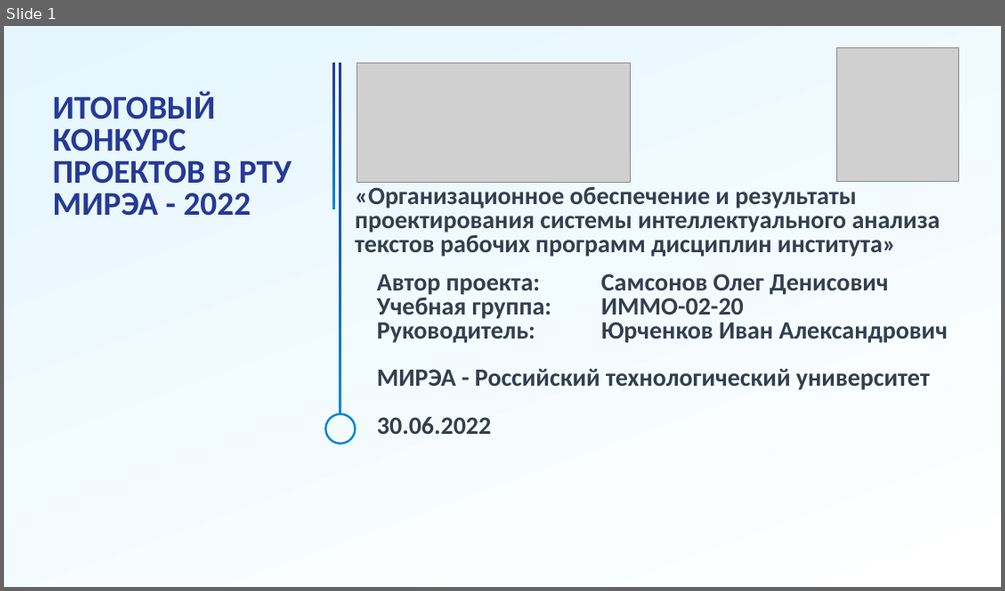
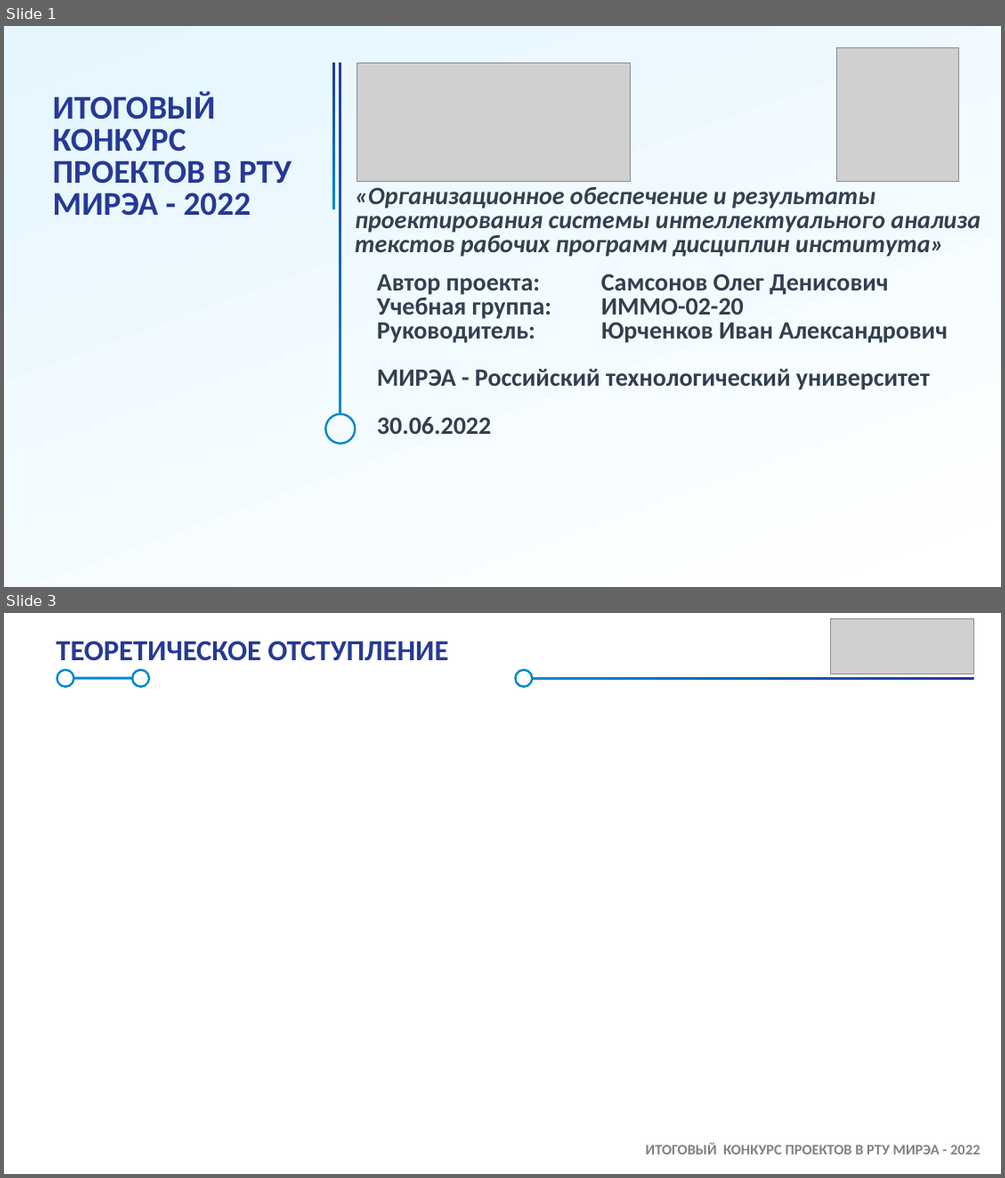
Before and after one commit to Amonimus/RPD_Samsonov, a slide deck: Samsung_Презентация.pptx. Shown one above the other, each under a label of ours: slide 1 before the commit, slides 1 and 3 after it; the slides between them are not shown. The pictures are 1005x591 and 1005x1178 pixels, drawn with LibreOffice and Linux fonts; fonts in the diff are those of the drawing; grey boxes stand for pictures; background and template pictures are left out. Boxes give left, top, right and bottom in pixels: in the first picture for what was removed or moved away, otherwise in the second. Text is boxed around its words. In the diff, an @@ line names an element or a change of style, - is before the commit and + after.

```diff
--- a/Samsung_Презентация.pptx
+++ b/Samsung_Презентация.pptx
@@ slide 3 added at bbox=[4, 613, 1001, 1174], background #FFFFFF @@
@@ picture added at bbox=[830, 619, 973, 674] @@
@@ title added at bbox=[56, 641, 448, 661], 28 pt, text #263996, bold @@
+ТЕОРЕТИЧЕСКОЕ ОТСТУПЛЕНИЕ
@@ ellipse added at bbox=[57, 670, 74, 687], outline #0086CE 2 pt @@
@@ rectangle added at bbox=[73, 677, 132, 680], fill #008BD3 @@
@@ ellipse added at bbox=[133, 670, 150, 687], outline #0086CE 2 pt @@
@@ ellipse added at bbox=[516, 670, 533, 687], outline #0086CE 2 pt @@
@@ rectangle added at bbox=[533, 676, 974, 680], fill gradient #263996 to #008BD3 @@
@@ rectangle added at bbox=[4, 780, 1001, 1174], fill #FFFFFF at 87% opacity @@
@@ text added at bbox=[646, 1143, 980, 1154], 14 pt, text #808080, bold @@
+ИТОГОВЫЙ КОНКУРС ПРОЕКТОВ В РТУ МИРЭА - 2022
@@ slide 1 changed as well @@
@@ title "«Организационное обеспечение и результаты проектирования ..." at bbox=[355, 187, 980, 257]: italic on @@
```
Also in this commit, not shown: 1 other slide changed, 5 other slides added, 6 slides removed, 3 other files.
